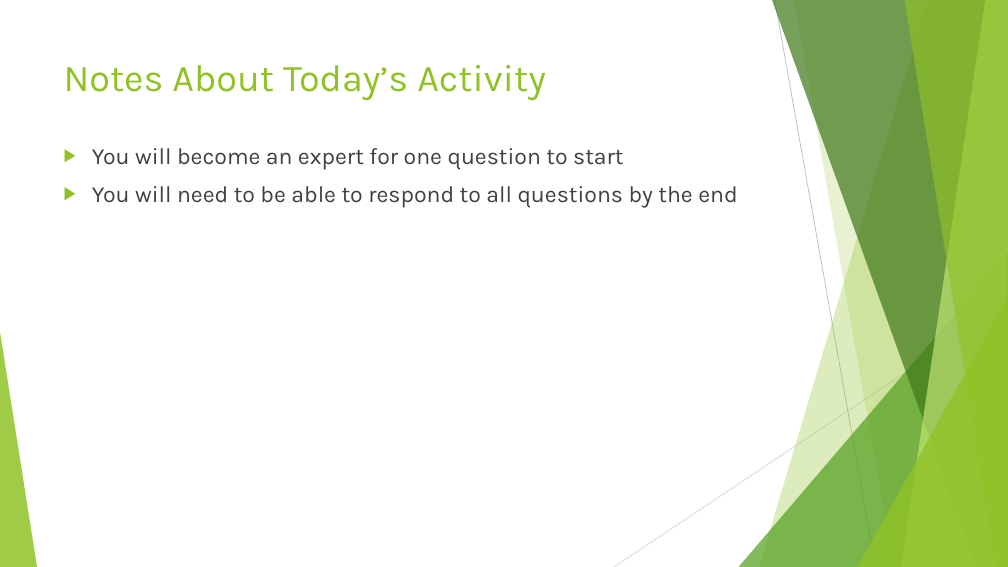
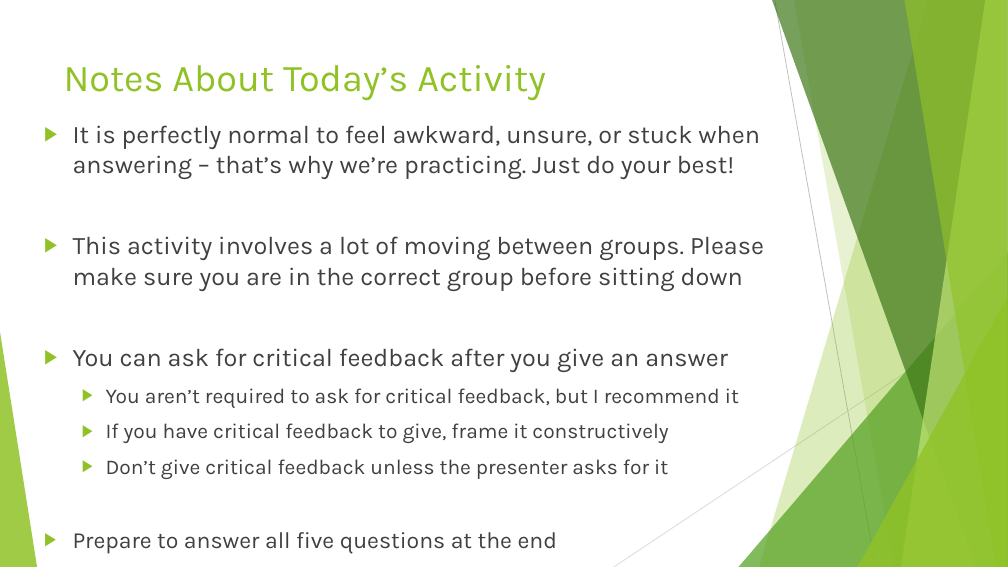
Before and after one commit to DavidBraslow/Neural-Network-Interviews, a slide deck: slide 6 of Neural Network Interviews Slides v2.pptx (slide 5 before the commit). Drawn at 1008x567 pixels with LibreOffice and Linux fonts; fonts in the diff are those of the drawing. Boxes give left, top, right and bottom in pixels: in the first picture for what was removed or moved away, otherwise in the second. Text is boxed around its words. In the diff, an @@ line names an element or a change of style, - is before the commit and + after.

```diff
--- a/Neural Network Interviews Slides v2.pptx
+++ b/Neural Network Interviews Slides v2.pptx
@@ text at bbox=[73, 125, 764, 553]: text changed; size 22 to 24 pt @@
-▶ You will become an expert for one question to start
-▶ You will need to be able to respond to all questions by the end
+▶ It is perfectly normal to feel awkward, unsure, or stuck when answering – that’s why we’re practicing. Just do your best!
+▶ This activity involves a lot of moving between groups. Please make sure you are in the correct group before sitting down
+▶ You can ask for critical feedback after you give an answer
+  ▶ You aren’t required to ask for critical feedback, but I recommend it
+  ▶ If you have critical feedback to give, frame it constructively
+  ▶ Don’t give critical feedback unless the presenter asks for it
+▶ Prepare to answer all five questions at the end
```
Also in this commit, not shown: 4 other slides changed, 6 slides added, 3 slides removed, 2 other files.
